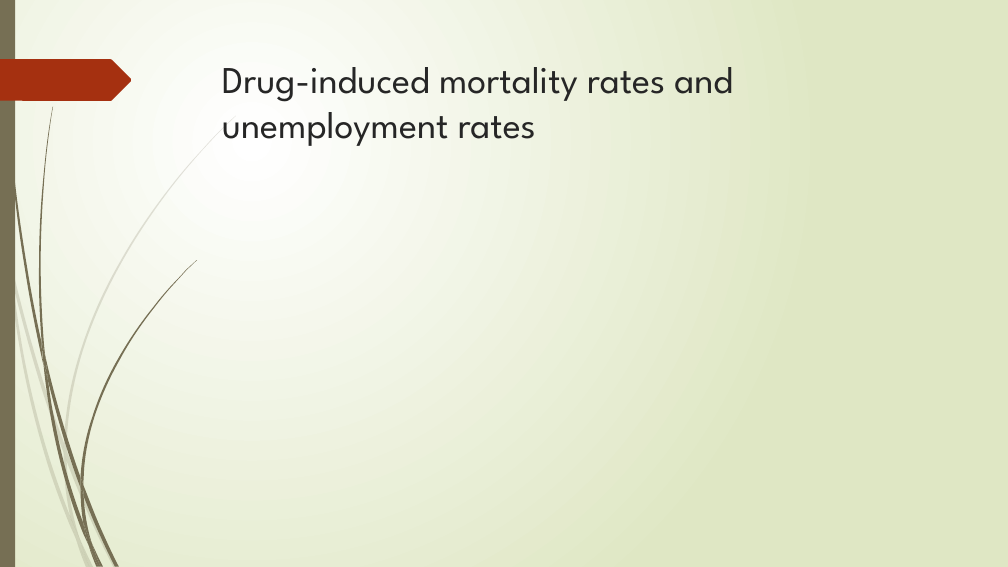
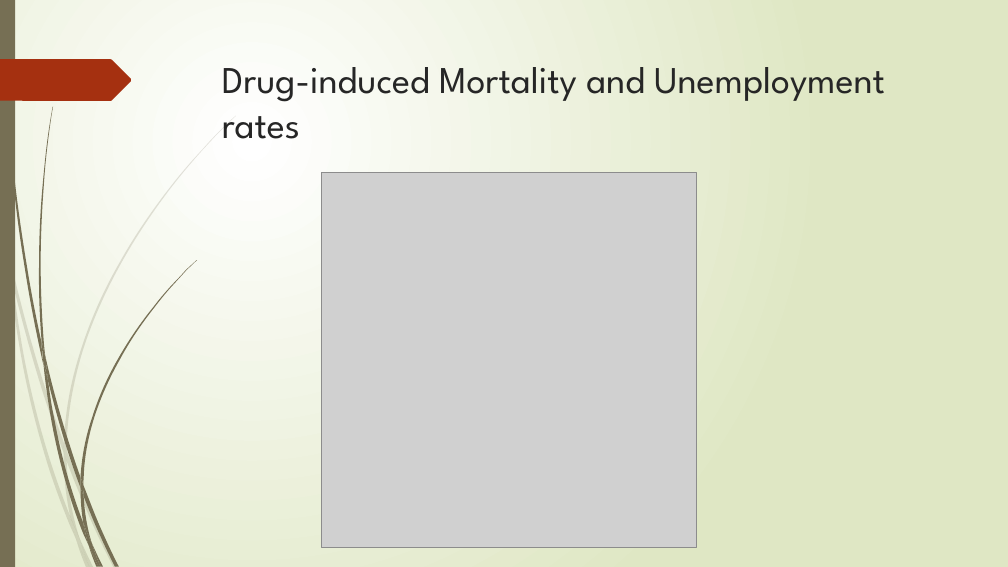
Before and after one commit to yayunl/DataViz-Project1, a slide deck: slide 9 of Drug Mortality and Socio-Economic conditions in Connecticut.pptx (slide 8 before the commit). Drawn at 1008x567 pixels with LibreOffice and Linux fonts; fonts in the diff are those of the drawing; grey boxes stand for pictures. Boxes give left, top, right and bottom in pixels: in the first picture for what was removed or moved away, otherwise in the second. Text is boxed around its words. In the diff, an @@ line names an element or a change of style, - is before the commit and + after.

Commit message:
Updated Powerpoint

```diff
--- a/Drug Mortality and Socio-Economic conditions in Connecticut.pptx
+++ b/Drug Mortality and Socio-Economic conditions in Connecticut.pptx
@@ title at [222, 67, 885, 139]: text changed @@
-Drug-induced mortality rates and unemployment rates
+Drug-induced Mortality and Unemployment rates
@@ picture added at [321, 172, 696, 547] @@
```
Also in this commit, not shown: 2 other slides changed, 1 slide added.
